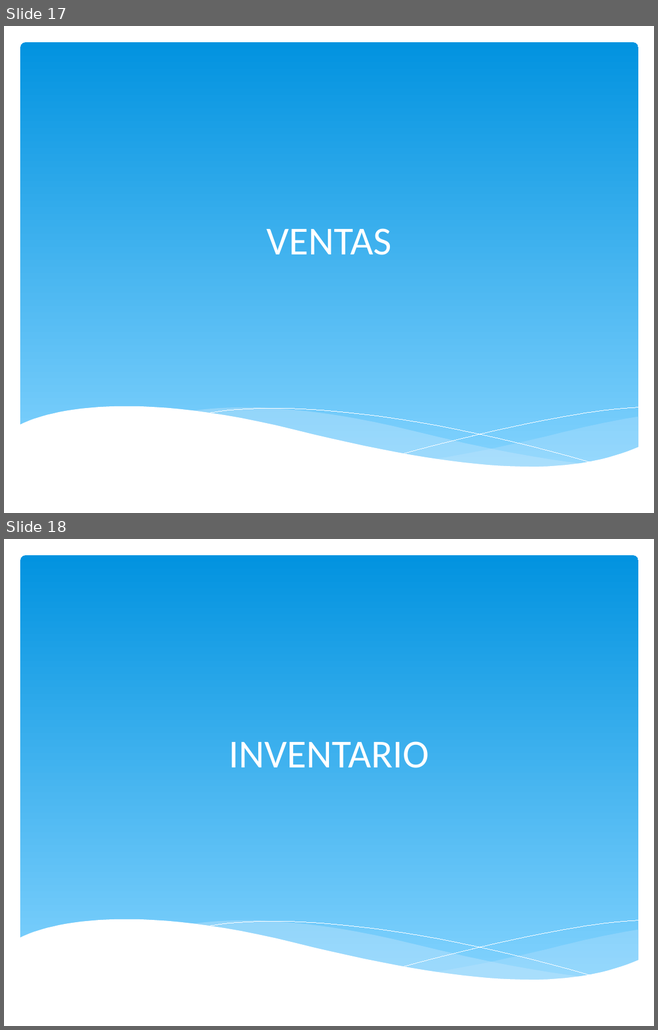
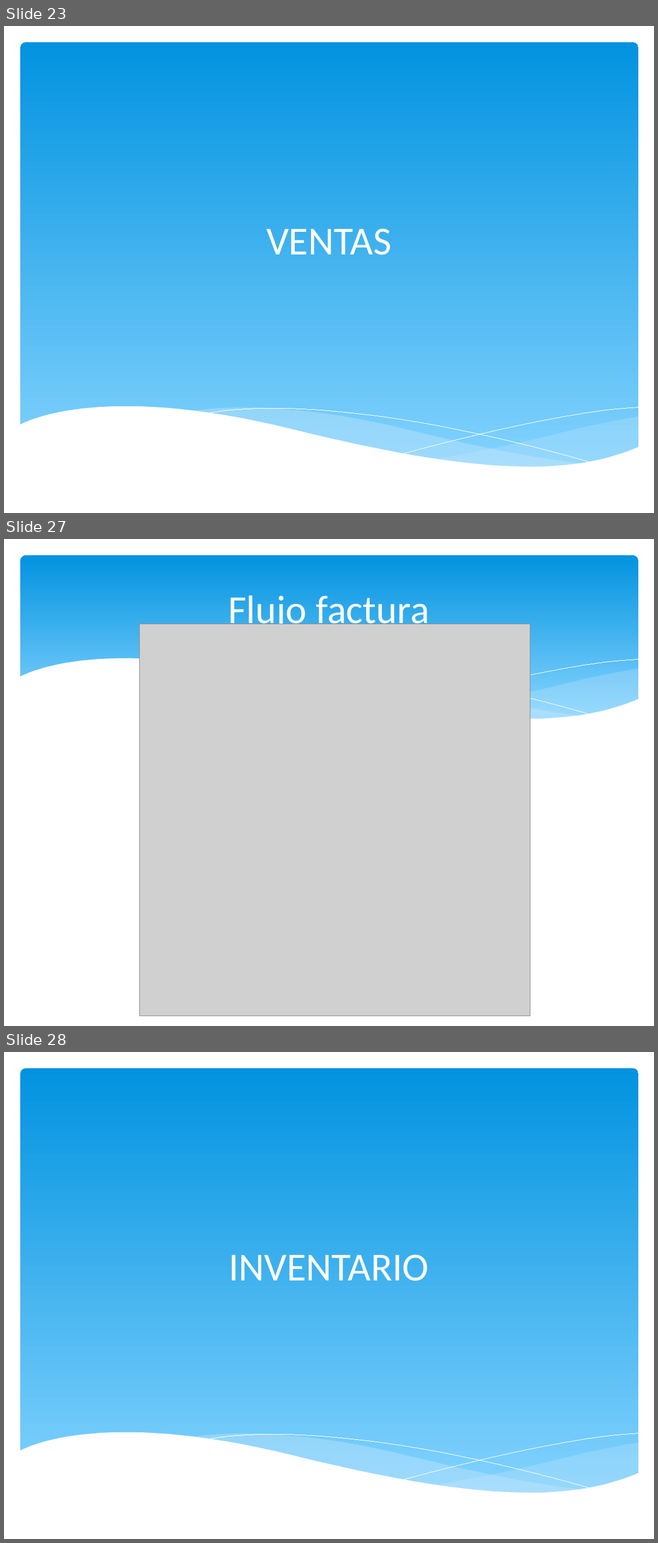
Before and after one commit to igodeveloper/infocomedor, a slide deck: presentacion/INFOCOMEDOR - PPT.pptx. Shown one above the other, each under a label of ours: slides 17 and 18 before the commit, slides 23, 27 and 28 after it; the slides between them are not shown. The pictures are 658x1030 and 658x1543 pixels, drawn with LibreOffice and Linux fonts; fonts in the diff are those of the drawing; grey boxes stand for pictures. Boxes give left, top, right and bottom in pixels: in the first picture for what was removed or moved away, otherwise in the second. Text is boxed around its words. In the diff, an @@ line names an element or a change of style, - is before the commit and + after.

```diff
--- a/presentacion/INFOCOMEDOR - PPT.pptx
+++ b/presentacion/INFOCOMEDOR - PPT.pptx
@@ slide 27 added at (4, 539, 654, 1026), background #FFFFFF @@
@@ rounded rectangle added at (20, 555, 638, 730), fill gradient #0293E0 to #83D3FE @@
@@ title added at (228, 595, 429, 632), 44 pt, text #FFFFFF @@
+Flujo factura
@@ picture added at (140, 624, 530, 1016) @@
@@ group added at (19, 658, 639, 752): 5 freeform shapes @@
@@ what was slide 17 is now slide 23 @@
@@ what was slide 18 is now slide 28 @@
```
Also in this commit, not shown: 12 other slides added.
